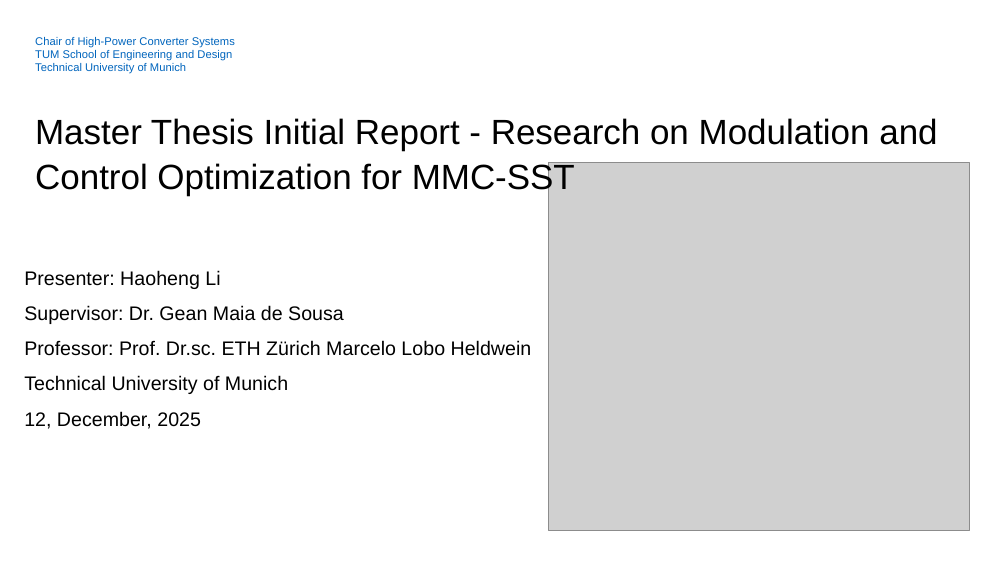
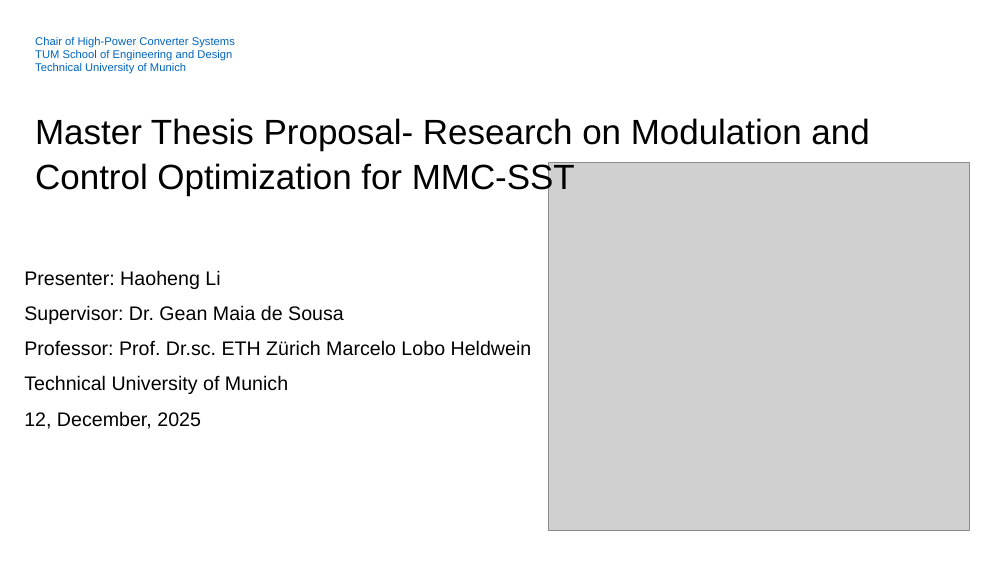
Before and after one commit to labourer-Lucas/master-thesis-SST-for-data-center, a slide deck: slide 1 of report/Initial report .pptx. Drawn at 1008x567 pixels with LibreOffice and Linux fonts; fonts in the diff are those of the drawing; grey boxes stand for pictures; background and template pictures are left out. Boxes give left, top, right and bottom in pixels: in the first picture for what was removed or moved away, otherwise in the second. Text is boxed around its words. In the diff, an @@ line names an element or a change of style, - is before the commit and + after.

```diff
--- a/report/Initial report .pptx
+++ b/report/Initial report .pptx
@@ title at [35, 118, 869, 196]: text changed @@
-Master Thesis Initial Report - Research on Modulation and Control Optimization for MMC-SST
+Master Thesis Proposal- Research on Modulation and Control Optimization for MMC-SST
```
Also in this commit, not shown: 7 other slides changed, 59 other files.
